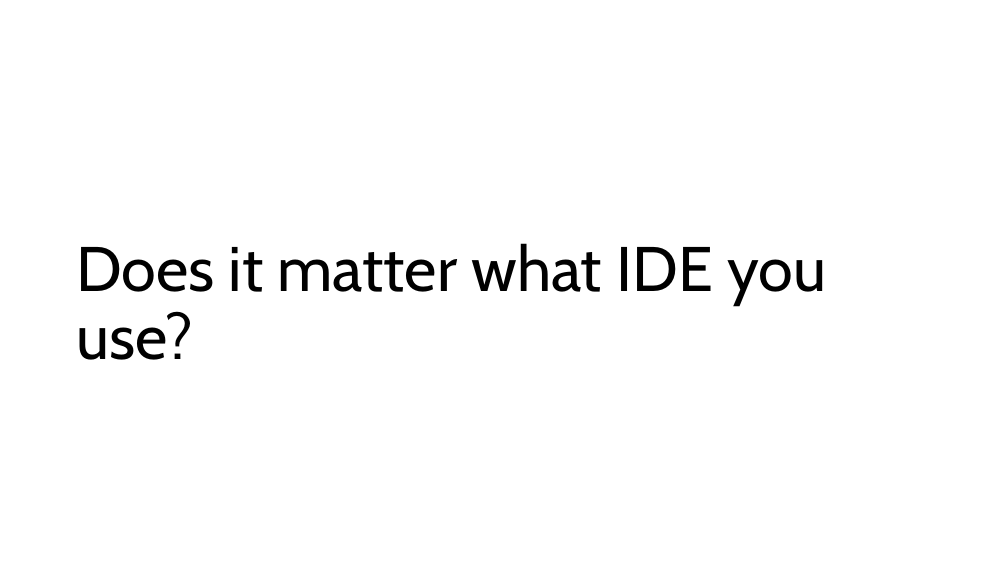
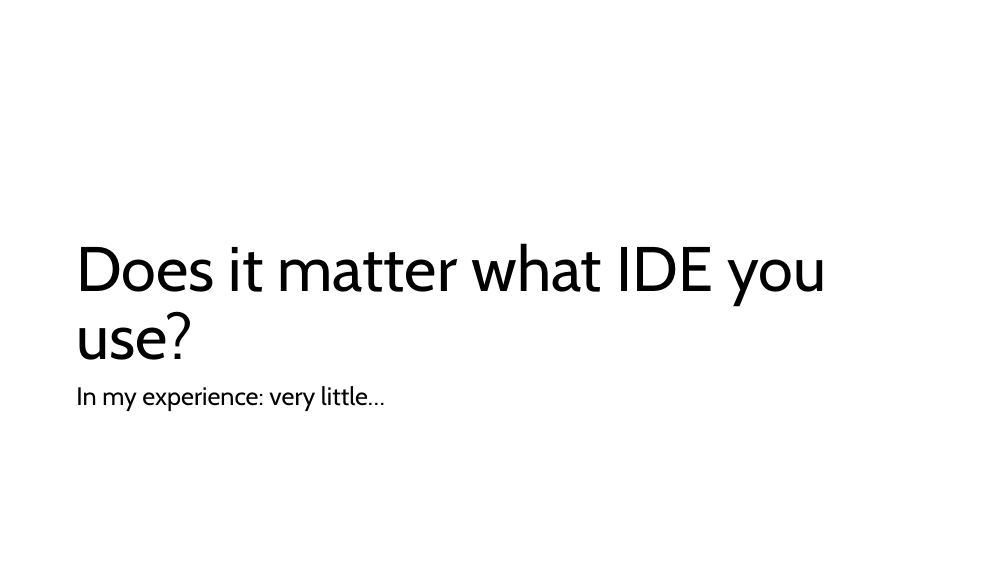
Before and after one commit to RHIT-southfej/csse290-ai, a slide deck: slide 10 of ClassMaterials/Week5/Agent Mode.pptx (slide 9 before the commit). Drawn at 1008x567 pixels with LibreOffice and Linux fonts; fonts in the diff are those of the drawing. Boxes give left, top, right and bottom in pixels: in the first picture for what was removed or moved away, otherwise in the second. Text is boxed around its words. In the diff, an @@ line names an element or a change of style, - is before the commit and + after.

```diff
--- a/ClassMaterials/Week5/Agent Mode.pptx
+++ b/ClassMaterials/Week5/Agent Mode.pptx
@@ text added at bbox=[76, 386, 385, 411], 24 pt, text #000000 @@
+In my experience: very little…
```
Also in this commit, not shown: 10 other slides changed, 3 slides added.
